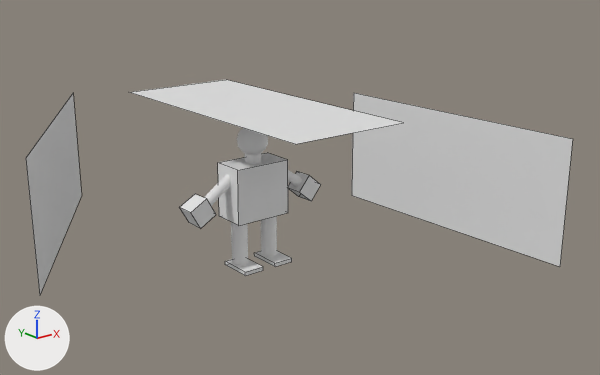
What one commit did to the FBX model Game/res/modelos/Bob.fbx.
One viewpoint serves both versions: a 50 mm lens placed at (-44.9, -63.4, 30.3), pointed at (3.6, -2.8, 6.0). The axes (+X, +Y, +Z) are drawn at lower left. The lights are the same throughout. Mesh edges are drawn as thin lines on the coarser meshes. Where no turn or scale is listed for an object, it has been applied to the vertices.

Objects in the first picture: 'Cabeza', 'Mano_Der', 'Mano_Izq', 'Pierna_Der', 'Pierna_Izq', 'Plane_BSP1', 'Plane_BSP2', 'Plane_BSP3', 'Torso'.
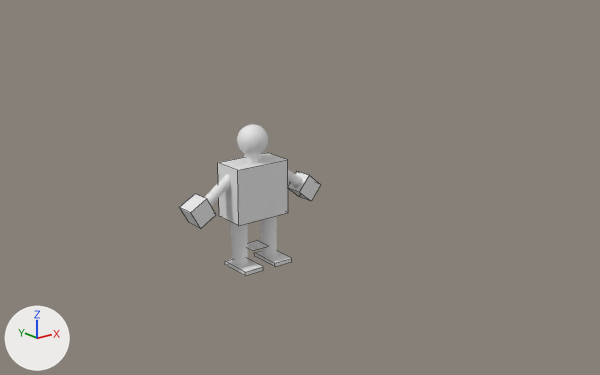
Changed parts and their boxes (x1, y1, x2, y2) in the pictures (600 x 375 px):
'Plane_BSP1', reshaped, moved
    before: (352, 93, 573, 267)
    after: (248, 240, 267, 251)
'Plane_BSP3', deleted
    before: (130, 80, 402, 144)
'Plane_BSP2', deleted
    before: (26, 94, 82, 294)

What changed in the scene script:
```text
Change me_plane:
    where me_plane.from_pydata(...)  # 4 vertices, 1 face; spans x -0.3..0.3, y -14.0..14.0, z -6.1..6.1
    used by ob_plane_bsp1; location = (18.23, -8.6, 6.35)
    me_plane part 1
    me_plane.vertices[0].co: (-0.3, 14.0, 6.1) -> (-1.0, -1.0, 0.0)  # pixel (353, 92) -> pixel (252, 250)
    me_plane.vertices[1].co: (-0.3, 14.0, -6.1) -> (1.0, -1.0, 0.0)  # pixel (351, 195) -> pixel (268, 246)
    me_plane.vertices[2].co: (0.3, -14.0, 6.1) -> (-1.0, 1.0, 0.0)  # pixel (572, 138) -> not seen
    me_plane.vertices[3].co: (0.3, -14.0, -6.1) -> (1.0, 1.0, 0.0)  # pixel (559, 266) -> pixel (256, 240)
Remove ob_plane_bsp2:
    ob_plane_bsp2 = bpy.data.objects.new('Plane_BSP2', me_plane_001)
    ob_plane_bsp2.location = (-14.22, 13.23, 6.35)
Change ob_plane_bsp1:
    ob_plane_bsp1.location: (18.23, -8.6, 6.35) -> (0.0, 0.0, 0.0)
Remove ob_plane_bsp3:
    ob_plane_bsp3 = bpy.data.objects.new('Plane_BSP3', me_plane_002)
    ob_plane_bsp3.location = (1.05, 1.06, 13.81)
```
